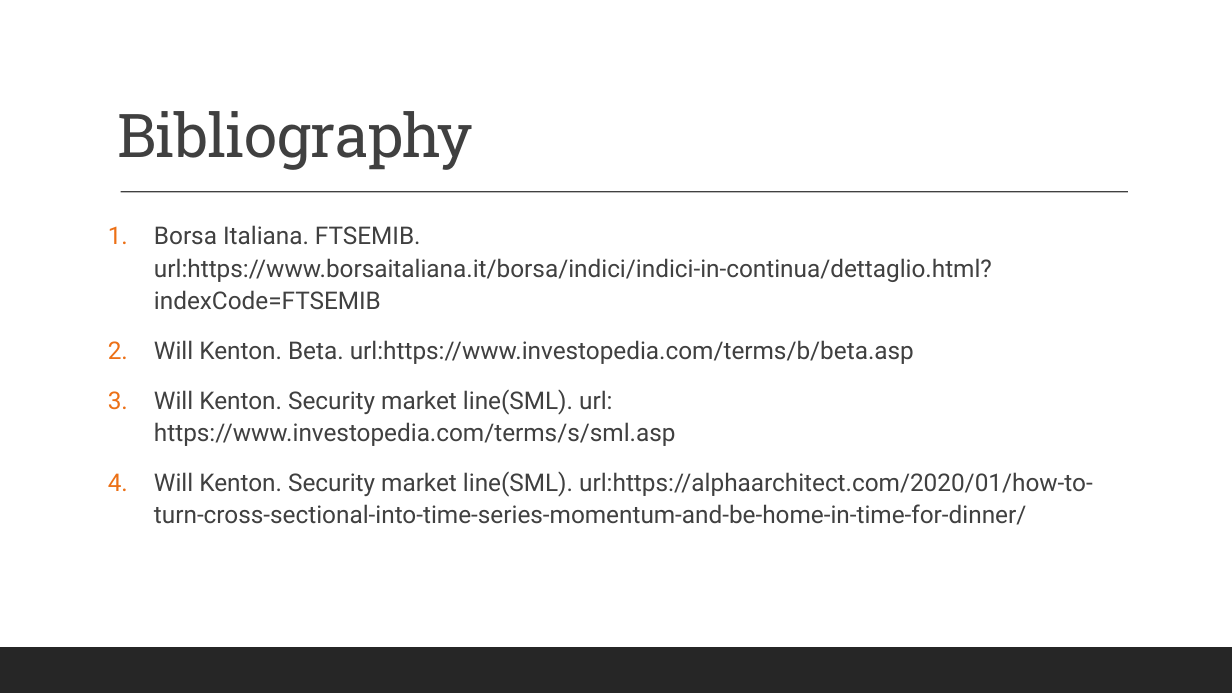
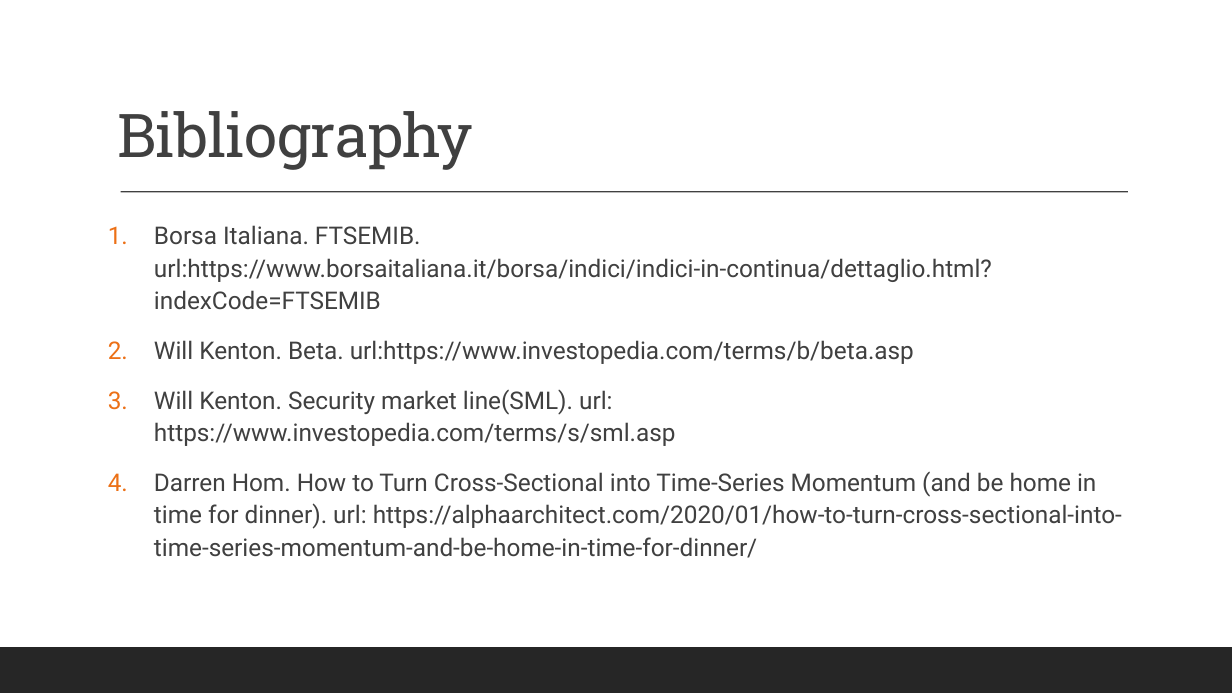
Before and after one commit to Blowdire/Progetto, a slide deck: slide 8 of Report/Financial Market Analytics Project pres.odp. Drawn at 1232x693 pixels with LibreOffice and Linux fonts; fonts in the diff are those of the drawing. Boxes give left, top, right and bottom in pixels: in the first picture for what was removed or moved away, otherwise in the second. Text is boxed around its words. In the diff, an @@ line names an element or a change of style, - is before the commit and + after.

```diff
--- a/Report/Financial Market Analytics Project pres.odp
+++ b/Report/Financial Market Analytics Project pres.odp
@@ text at bbox=[154, 471, 1122, 558]: text changed @@
-4. Will Kenton. Security market line(SML). url:https://alphaarchitect.com/2020/01/how-to-turn-cross-sectional-into-time-series-momentum-and-be-home-in-time-for-dinner/
+4. Darren Hom. How to Turn Cross-Sectional into Time-Series Momentum (and be home in time for dinner). url: https://alphaarchitect.com/2020/01/how-to-turn-cross-sectional-into-time-series-momentum-and-be-home-in-time-for-dinner/
```
Also in this commit, not shown: 1 other slide changed, 5 slides added, 5 slides removed, 8 other files.
